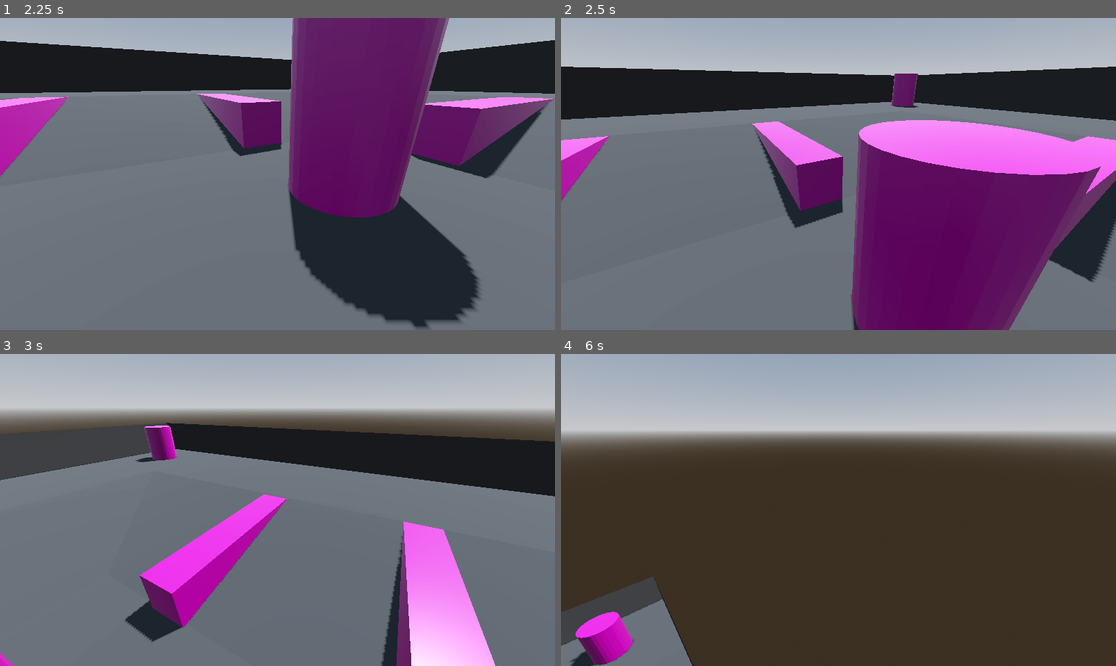
Above: before the commit, frames 1-4 (two rows, left to right).
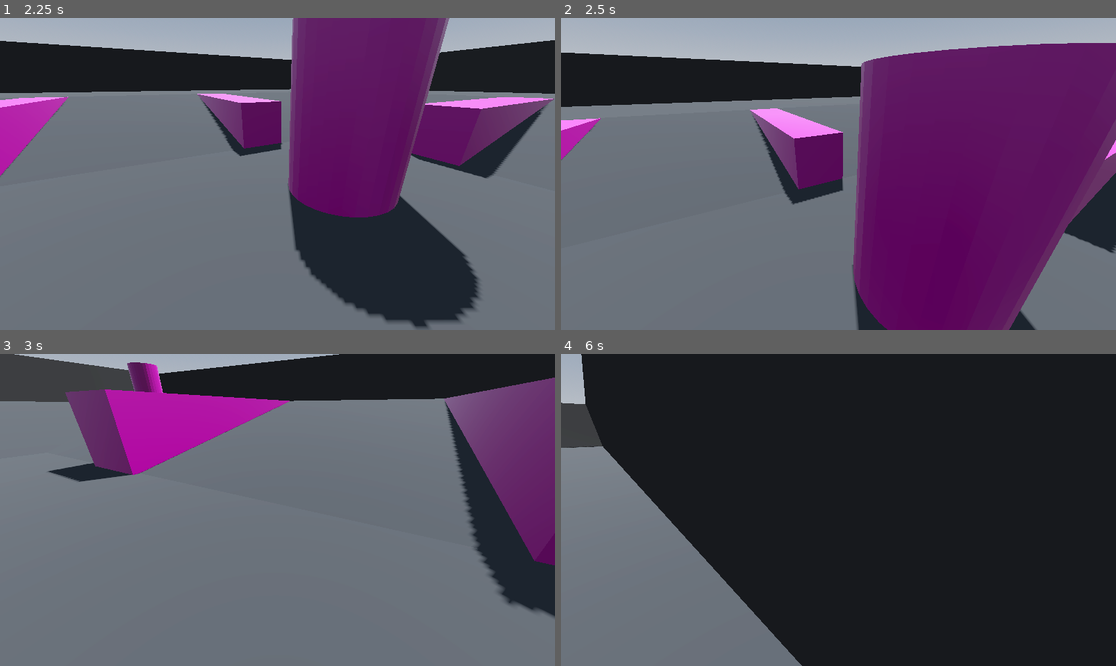
Above: after the commit, the same moments.

Repository: aidan-j-rhoden/plunger
Game: Godot game, scene res://world.tscn
The game is run twice, just before and just after one commit, with the same random seed, the same clock (stepped at 60 frames per second) and the same inputs.
Inputs (mouse positions are in pixels of both pictures, inside the frame that each line leads up to):
- Up to frame 1 (2.25 s): click (277, 192) at 0.52 s; type "12" at 0.6 s; click "Host" at 1.25 s; tap Enter at 2 s; move the mouse to (305, 174) at 2.02 s; hold W (forward) from 2.03 s (still down); tap Space (jump) at 2.1 s
- Up to frame 2 (2.5 s): keep holding W (forward); tap Space (jump) at 2.27 s
- Up to frame 3 (3 s): keep holding W (forward); tap Space (jump) at 2.57, 2.85 s; move the mouse to (249, 510) at 2.77 s
- Up to frame 4 (6 s): keep holding W (forward); tap Space (jump) at 3.02, 3.32, 3.6, 4.35, 4.52, 4.82, 5.1, 5.27, 5.57, 5.85 s; move the mouse to (849, 503) at 3.52 s; move the mouse to (832, 516) at 4.27 s; move the mouse to (877, 513) at 5.02 s; move the mouse to (794, 506) at 5.77 s

Frame 1 is identical in both runs. In frame 2, 27% of the frame differs, in the area x 0-100%, y 8-100%; in frame 3, 51%; in frame 4, 97%, in the area x 0-100%, y 0-100%.

Commit message:
General work, fixed jumping bug

Diff:
--- a/models/props/WaterPlane.tscn
+++ b/models/props/WaterPlane.tscn
@@ -40,7 +40,7 @@
 shader_parameter/albedo = Color(0, 0.321569, 0.431373, 1)
 shader_parameter/albedo2 = Color(0.580392, 0.8, 1, 1)
 shader_parameter/metallic = 0.0
-shader_parameter/roughness = 0.02
+shader_parameter/roughness = 0.01
 shader_parameter/wave_direction = Vector2(2, 0)
 shader_parameter/wave_direction2 = Vector2(2, 0)
 shader_parameter/time_scale = 0.025
@@ -49,7 +49,7 @@
 shader_parameter/color_deep = Color(0, 0.321569, 0.431373, 1)
 shader_parameter/color_shallow = Color(0.592157, 0.909804, 1, 1)
 shader_parameter/beers_law = 2.0
-shader_parameter/depth_offset = 0.0
+shader_parameter/depth_offset = -0.75
 shader_parameter/wave = SubResource("NoiseTexture2D_c4kwa")
 shader_parameter/texture_normal = SubResource("NoiseTexture2D_qji67")
 shader_parameter/texture_normal2 = SubResource("NoiseTexture2D_ooxlp")
--- a/player/player.gd
+++ b/player/player.gd
@@ -37,7 +37,7 @@
 		velocity.y -= gravity * delta
 
 	# Handle Jump.
-	if $PlayerInput.jumping:
+	if $PlayerInput.jumping and is_on_floor():
 		velocity.y = JUMP_VELOCITY
 	$PlayerInput.jumping = false
 
